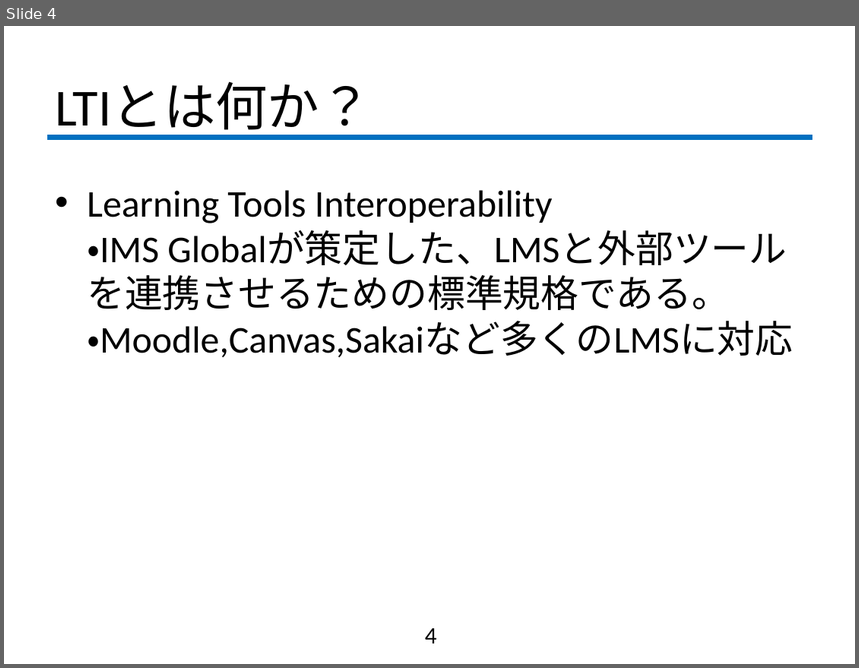
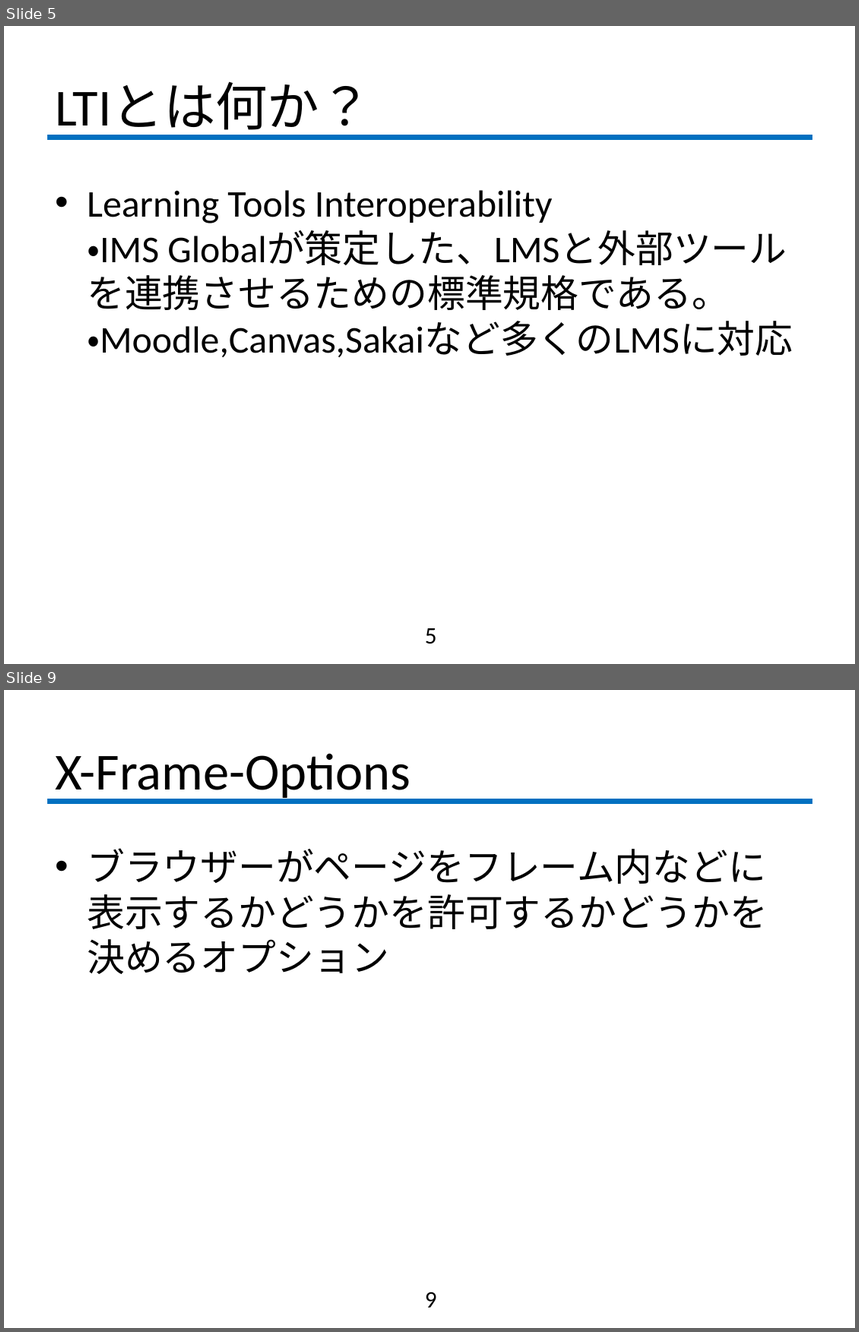
Before and after one commit to fujiLabo/fuji_simu, a slide deck: 中間発表.pptx. Shown one above the other, each under a label of ours: slide 4 before the commit, slides 5 and 9 after it; the slides between them are not shown. The pictures are 859x668 and 859x1332 pixels, drawn with LibreOffice and Linux fonts; fonts in the diff are those of the drawing; background and template pictures are left out. Boxes give left, top, right and bottom in pixels: in the first picture for what was removed or moved away, otherwise in the second. Text is boxed around its words. In the diff, an @@ line names an element or a change of style, - is before the commit and + after.

```diff
--- a/中間発表.pptx
+++ b/中間発表.pptx
@@ slide 9 added at [4,690,855,1328], background #FFFFFF; not listed: 1 template element that a slide beside it also shows @@
@@ title added at [55,753,411,802], 44 pt, text #000000 @@
+X-Frame-Options
@@ text added at [87,848,768,974], 32 pt, text #000000 @@
+• ブラウザーがページをフレーム内などに表示するかどうかを許可するかどうかを決めるオプション
@@ page number added at [425,1293,437,1308], 20 pt, text #000000 @@
+9
@@ what was slide 4 is now slide 5 @@
@@ page number at [425,629,437,645]: text changed @@
-4
+5
```
Also in this commit, not shown: 1 slide changed, 5 other slides added.
